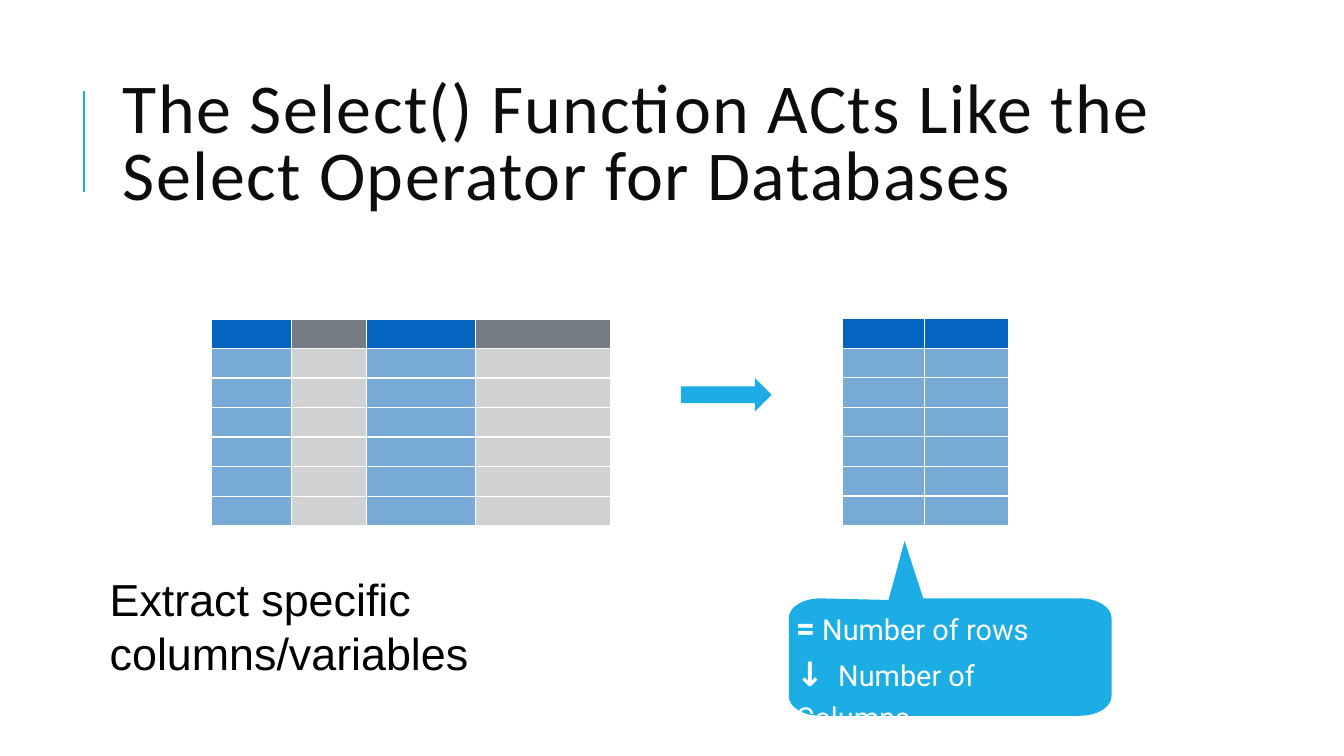
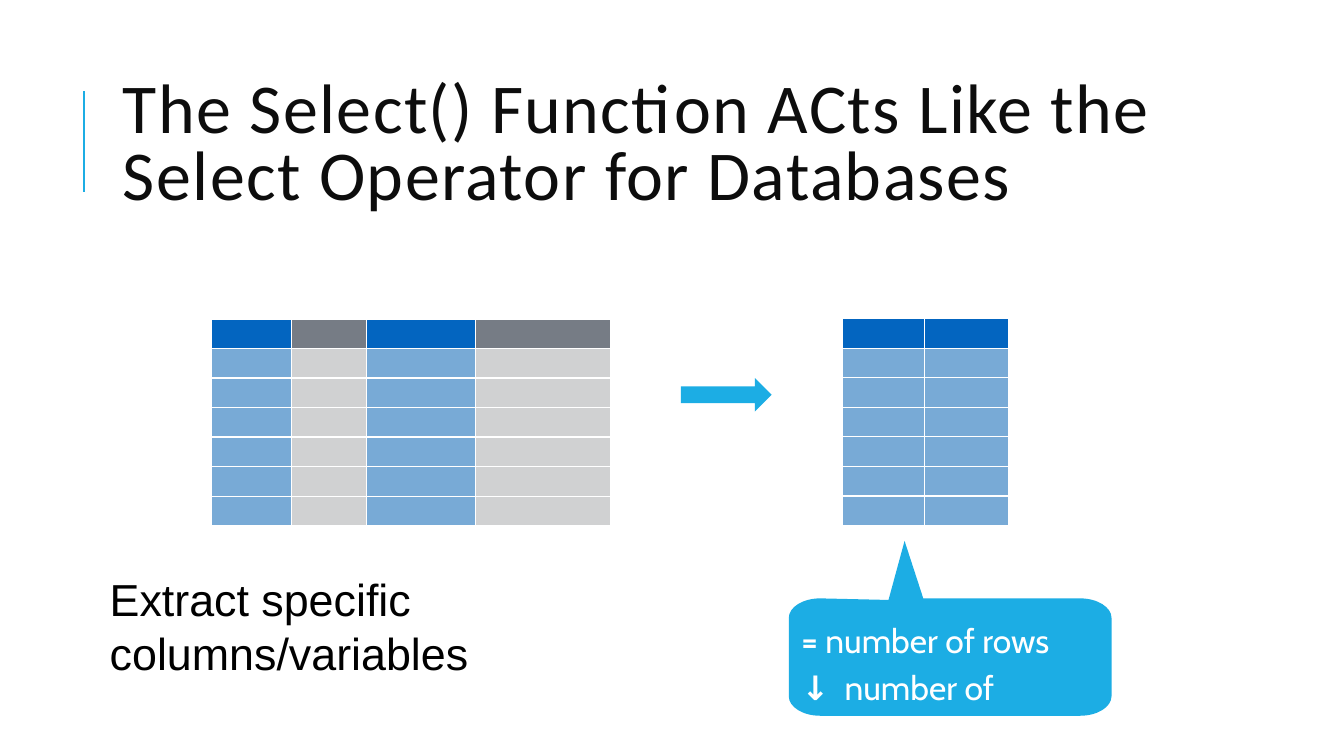
Before and after one commit to amromeo/api_r_int_db_24, a slide deck: slide 23 of presentations/02 - Databases with R.pptx (slide 22 before the commit). Drawn at 1344x756 pixels with LibreOffice and Linux fonts; fonts in the diff are those of the drawing. Boxes give left, top, right and bottom in pixels: in the first picture for what was removed or moved away, otherwise in the second. Text is boxed around its words. In the diff, an @@ line names an element or a change of style, - is before the commit and + after.

```diff
--- a/presentations/02 - Databases with R.pptx
+++ b/presentations/02 - Databases with R.pptx
@@ text at box(801, 627, 1049, 755): text changed; size 20.6 to 24 pt; font Roboto to Cabin @@
-= Number of rows
-↓ Number of Columns
+= number of rows
+↓ number of columns
```
Also in this commit, not shown: 10 other slides changed, 1 slide added.
